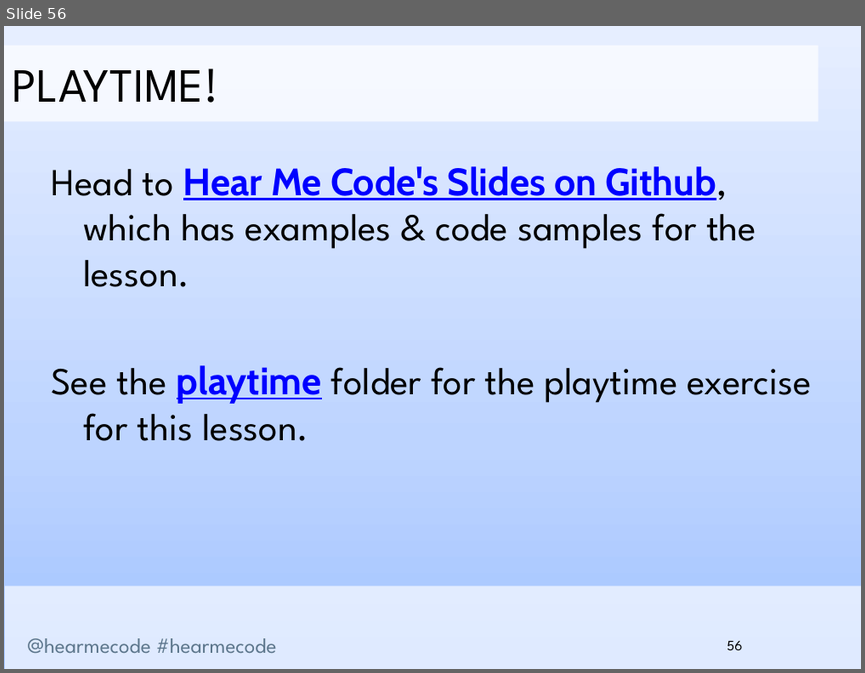
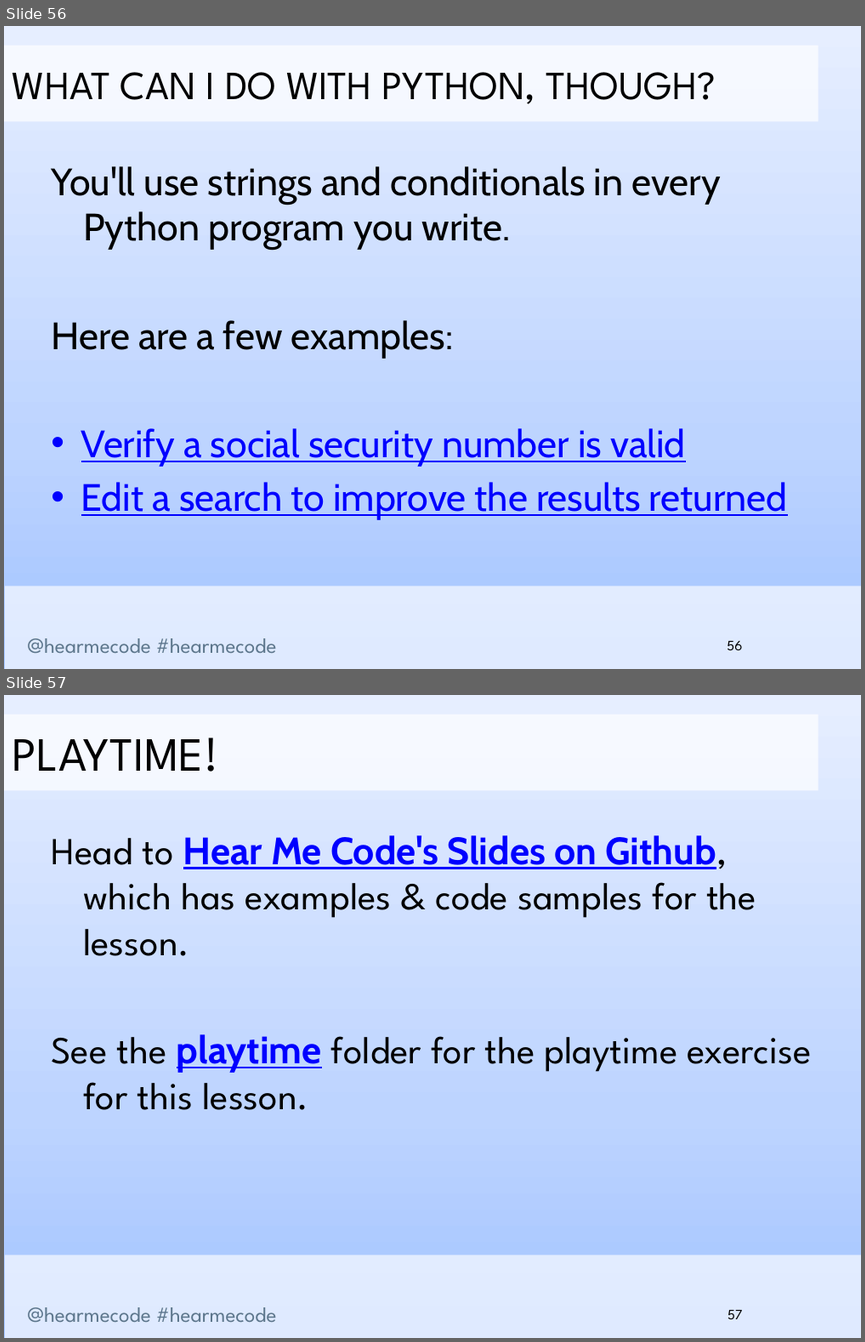
Before and after one commit to hearmecode/slides, a slide deck: Lesson 1/Hear Me Code - Strings and Conditionals.pptx. Shown one above the other, each under a label of ours: slide 56 before the commit, slides 56 and 57 after it. The pictures are 865x673 and 865x1342 pixels, drawn with LibreOffice and Linux fonts; fonts in the diff are those of the drawing; background and template pictures are left out. Boxes give left, top, right and bottom in pixels: in the first picture for what was removed or moved away, otherwise in the second. Text is boxed around its words. In the diff, an @@ line names an element or a change of style, - is before the commit and + after.

```diff
--- a/Lesson 1/Hear Me Code - Strings and Conditionals.pptx
+++ b/Lesson 1/Hear Me Code - Strings and Conditionals.pptx
@@ slide 56 added at (4, 26, 861, 669), background gradient #A2C3FF to #BDD4FF to #E6EEFF; not listed: 2 template elements that a slide beside it also shows @@
@@ rectangle added at (4, 46, 818, 122), fill #FFFFFF at 70% opacity, 33.6 pt, text #000000 @@
+WHAT CAN I DO WITH PYTHON, THOUGH?
@@ text added at (51, 166, 788, 520), 32 pt, text #000000 @@
+You'll use strings and conditionals in every Python program you write.
+Here are a few examples:
+• Verify a social security number is valid
+• Edit a search to improve the results returned
@@ page number added at (726, 641, 742, 651), 12 pt, text #000000 @@
+56
@@ what was slide 56 is now slide 57 @@
@@ page number at (727, 1310, 743, 1319): text changed @@
-56
+57
```
Also in this commit, not shown: 5 other files.
